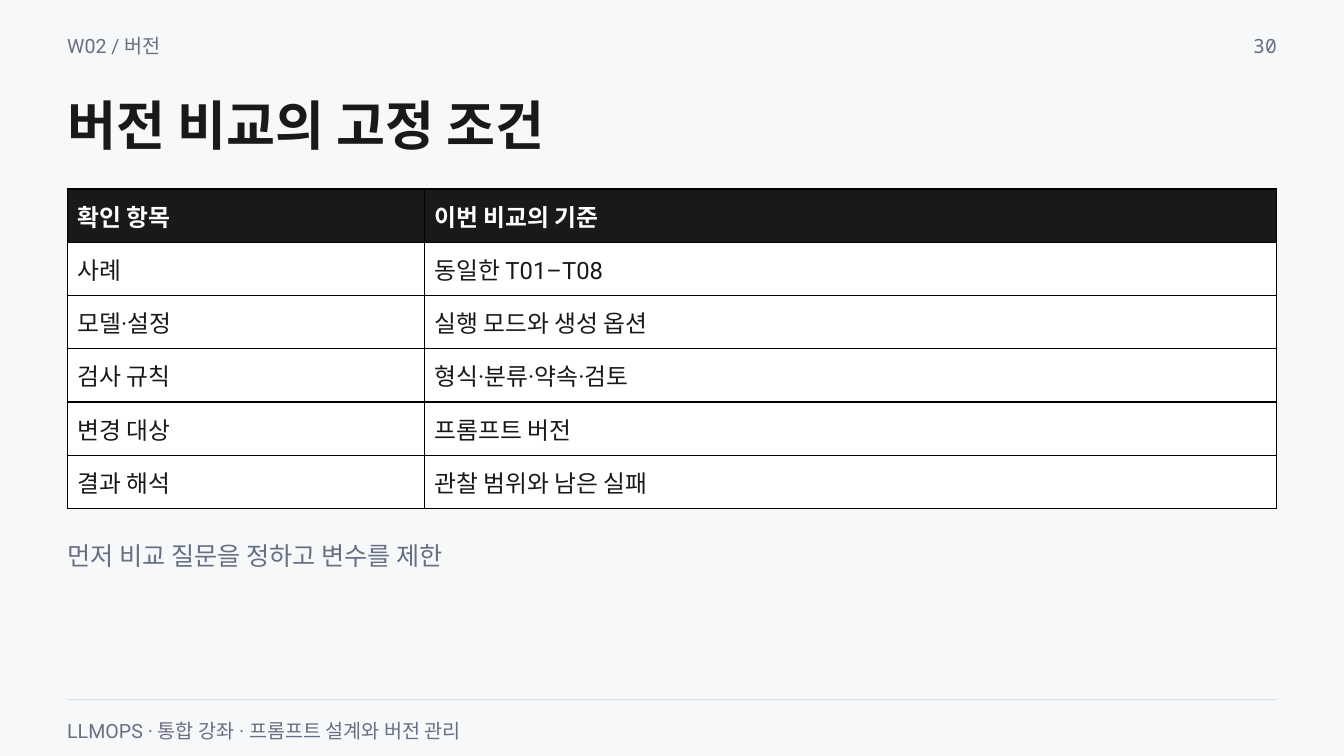
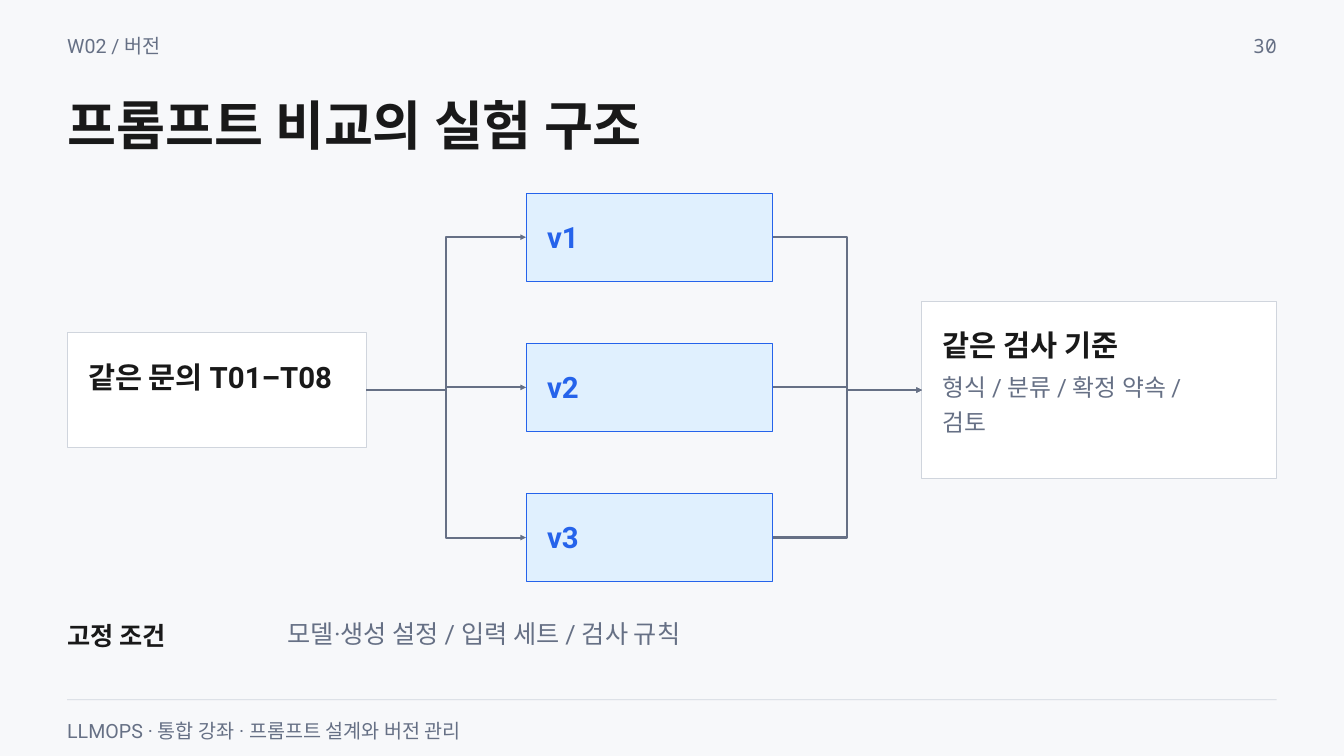
Before and after one commit to smilesjcha/llmops-16week, a slide deck: slide 30 of week02/lecture/02_week2_prompt_design_versioning.pptx. Drawn at 1344x756 pixels with LibreOffice and Linux fonts; fonts in the diff are those of the drawing. Boxes give left, top, right and bottom in pixels: in the first picture for what was removed or moved away, otherwise in the second. Text is boxed around its words. In the diff, an @@ line names an element or a change of style, - is before the commit and + after.

```diff
--- a/week02/lecture/02_week2_prompt_design_versioning.pptx
+++ b/week02/lecture/02_week2_prompt_design_versioning.pptx
@@ text at (67,100,642,150): text changed @@
-버전 비교의 고정 조건
+프롬프트 비교의 실험 구조
@@ table removed at (68,190,1277,509), 6 rows, 2 columns @@
-확인 항목 | 이번 비교의 기준
-사례 | 동일한 T01–T08
-모델·설정 | 실행 모드와 생성 옵션
-검사 규칙 | 형식·분류·약속·검토
-변경 대상 | 프롬프트 버전
-결과 해석 | 관찰 범위와 남은 실패
@@ rectangle added at (526,194,773,282), fill #E0F0FE, outline #2563EB 0.75 pt @@
@@ elbow arrow added from (367, 390) to (526, 237), #667085 1.5 pt @@
@@ text added at (547,227,579,248), 21 pt, text #2563EB, bold @@
+v1
@@ elbow arrow added from (773, 237) to (923, 390), #667085 1.5 pt @@
@@ rectangle added at (923,301,1277,479), fill #FFFFFF, outline #D0D5DD 0.75 pt @@
@@ rectangle added at (68,333,367,448), fill #FFFFFF, outline #D0D5DD 0.75 pt @@
@@ rectangle added at (526,344,773,433), fill #E0F0FE, outline #2563EB 0.75 pt @@
@@ text added at (943,331,1118,359), 21 pt, text #191919, bold @@
+같은 검사 기준
@@ text at (88,363,332,391): text changed; size 18 to 21 pt; text colour #667085 to #191919; bold on @@
-먼저 비교 질문을 정하고 변수를 제한
+같은 문의 T01–T08
@@ elbow arrow added from (367, 390) to (526, 387), #667085 1.5 pt @@
@@ text added at (547,377,579,398), 21 pt, text #2563EB, bold @@
+v2
@@ elbow arrow added from (773, 387) to (923, 390), #667085 1.5 pt @@
@@ text added at (943,376,1166,433), 17 pt, text #667085 @@
+형식 / 분류 / 확정 약속 /
+검토
@@ elbow arrow added from (367, 390) to (526, 537), #667085 1.5 pt @@
@@ elbow arrow added from (773, 537) to (923, 390), #667085 1.5 pt @@
@@ rectangle added at (526,494,773,583), fill #E0F0FE, outline #2563EB 0.75 pt @@
@@ text added at (547,527,579,549), 21 pt, text #2563EB, bold @@
+v3
@@ text added at (67,624,165,648), 18 pt, text #191919, bold @@
+고정 조건
@@ text added at (288,622,680,645), 18 pt, text #667085 @@
+모델·생성 설정 / 입력 세트 / 검사 규칙
```
Also in this commit, not shown: 16 other slides changed, 6 slides added, 6 slides removed, 26 other files.
